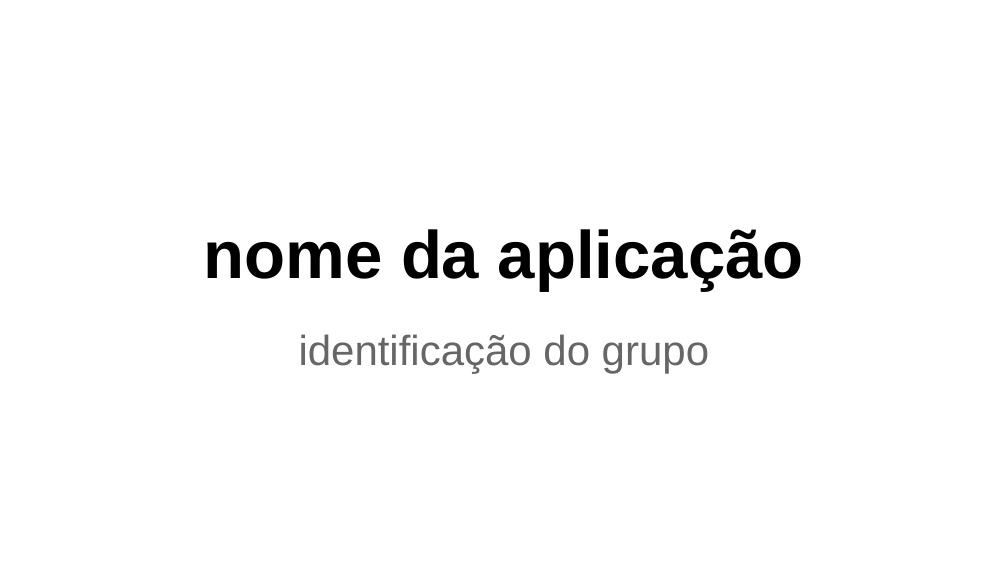
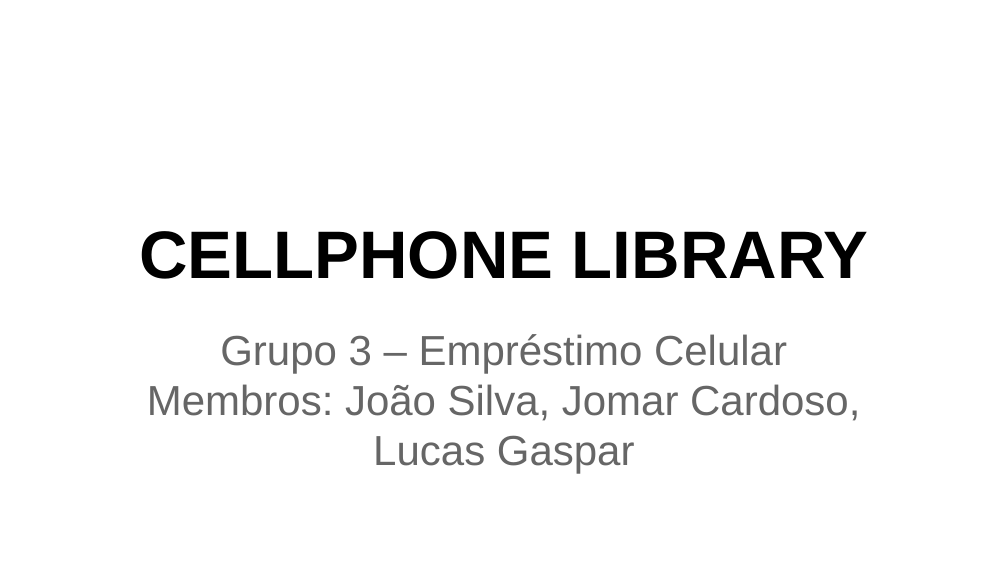
Before and after one commit to cwi-crescer-2017-1/jomar.cardoso, a slide deck: slide 1 of modulo-02/Tarefa 2/Modelo de Apresentação - Crescer 2017-1.pptx. Drawn at 1008x567 pixels with LibreOffice and Linux fonts; fonts in the diff are those of the drawing. Boxes give left, top, right and bottom in pixels: in the first picture for what was removed or moved away, otherwise in the second. Text is boxed around its words. In the diff, an @@ line names an element or a change of style, - is before the commit and + after.

```diff
--- a/modulo-02/Tarefa 2/Modelo de Apresentação - Crescer 2017-1.pptx
+++ b/modulo-02/Tarefa 2/Modelo de Apresentação - Crescer 2017-1.pptx
@@ title at bbox=[139, 231, 868, 279]: text changed @@
-nome da aplicação
+CELLPHONE LIBRARY
@@ subtitle at bbox=[147, 334, 860, 474]: text changed @@
-identificação do grupo
+Grupo 3 – Empréstimo Celular
+Membros: João Silva, Jomar Cardoso, Lucas Gaspar
```
Also in this commit, not shown: 4 other slides changed, 4 slides added, 2 slides removed, 13 other files.
